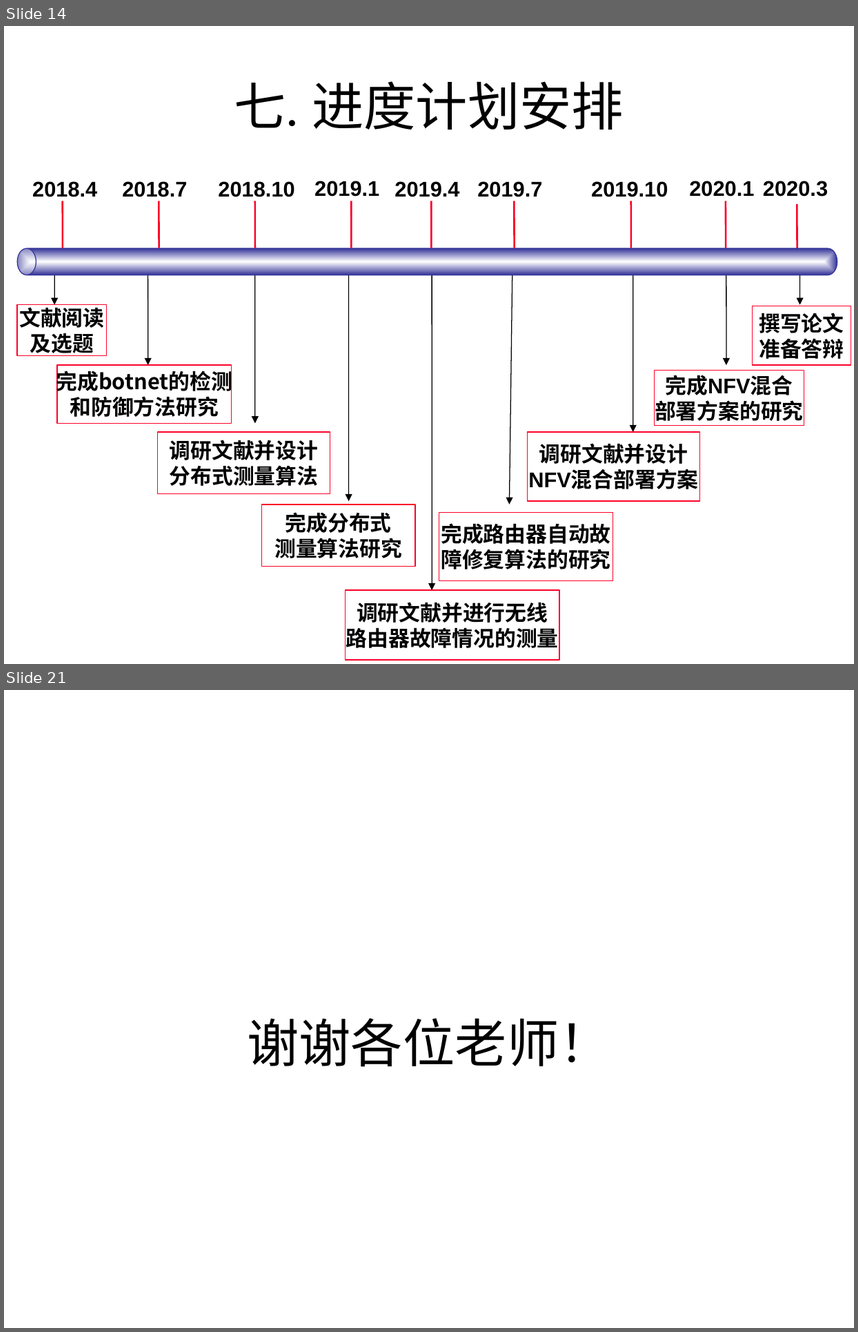
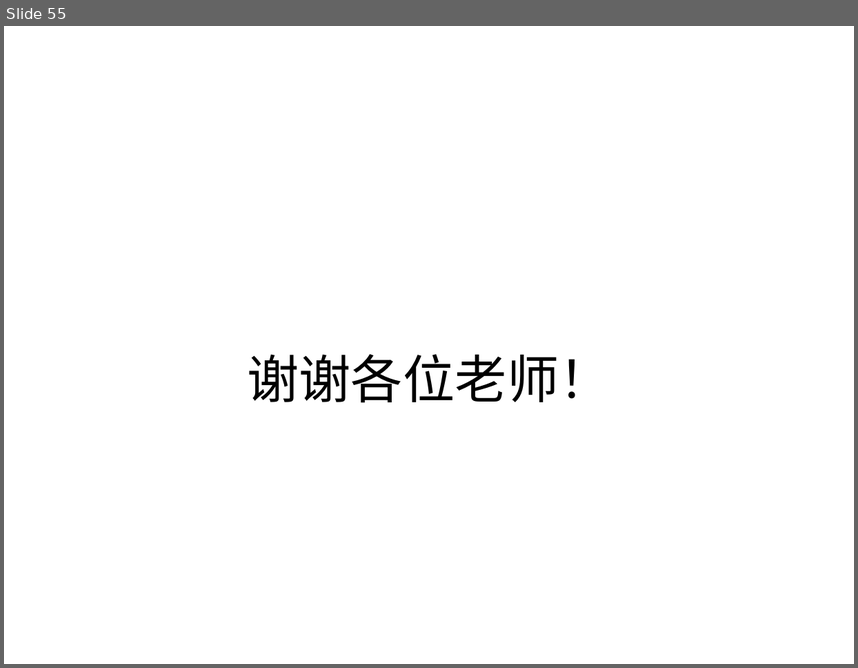
Before and after one commit to xinshengzzy/thesis_proposal, a slide deck: 赵宗义-博士生开题报告-2018年秋.pptx. Shown one above the other, each under a label of ours: slides 14 and 21 before the commit, slide 55 after it; the slides between them are not shown. The pictures are 858x1332 and 858x668 pixels, drawn with LibreOffice and Linux fonts; fonts in the diff are those of the drawing. Boxes give left, top, right and bottom in pixels: in the first picture for what was removed or moved away, otherwise in the second. Text is boxed around its words. In the diff, an @@ line names an element or a change of style, - is before the commit and + after.

```diff
--- a/赵宗义-博士生开题报告-2018年秋.pptx
+++ b/赵宗义-博士生开题报告-2018年秋.pptx
@@ slide 14 removed at (4,26,854,664), background #FFFFFF @@
@@ title removed at (234,81,624,129) @@
-七. 进度计划安排
@@ group removed at (16,181,837,275): 9 lines, 9 texts, 1 cylinder @@
-2018.4
-2018.7
-2018.10
-2020.1
-2019.10
-2019.7
-2019.1
-2019.4
-2020.3
@@ arrow removed from (54, 271) to (54, 305) @@
@@ arrow removed from (148, 271) to (148, 365) @@
@@ arrow removed from (254, 271) to (254, 423) @@
@@ arrow removed from (432, 271) to (432, 590) @@
@@ arrow removed from (513, 265) to (510, 503) @@
@@ arrow removed from (633, 271) to (633, 432) @@
@@ arrow removed from (726, 271) to (726, 365) @@
@@ arrow removed from (800, 271) to (800, 305) @@
@@ arrow removed from (349, 275) to (349, 501) @@
@@ rounded rectangle removed at (16,305,106,356) @@
-文献阅读
-及选题
@@ rounded rectangle removed at (752,305,851,364) @@
-撰写论文
-准备答辩
@@ rounded rectangle removed at (58,365,232,423) @@
-完成botnet的检测
-和防御方法研究
@@ rounded rectangle removed at (654,370,804,425) @@
-完成NFV混合
-部署方案的研究
@@ rounded rectangle removed at (158,432,330,494) @@
-调研文献并设计
-分布式测量算法
@@ rounded rectangle removed at (528,432,700,500) @@
-调研文献并设计
-NFV混合部署方案
@@ rounded rectangle removed at (261,503,415,565) @@
-完成分布式
-测量算法研究
@@ rounded rectangle removed at (439,512,613,580) @@
-完成路由器自动故
-障修复算法的研究
@@ rounded rectangle removed at (345,590,559,659) @@
-调研文献并进行无线
-路由器故障情况的测量
@@ what was slide 21 is now slide 55 @@
```
Also in this commit, not shown: 8 slides changed, 42 slides added, 12 other slides removed, 18 other files.
